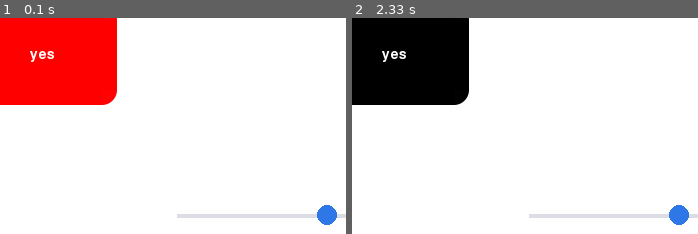
Above: before the commit, frames 1-2 (left to right).
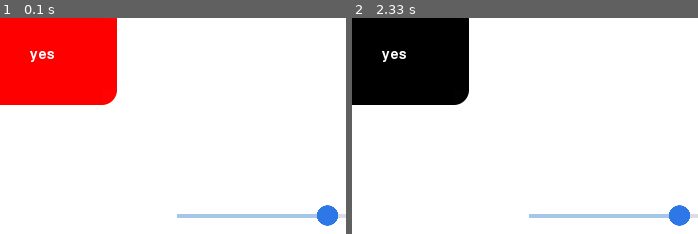
Above: after the commit, the same moments.

Repository: nakamarusun/CompMathIVPSem2
Game: pygame game, started from src/Main.py
Two runs of this game, one before a commit and one after it. Both use one fixed random seed, a clock stepped at 60 frames per second and the inputs below.
Inputs (mouse positions are % of the whole screen's width and height, from its top left):
- Up to frame 1 (0.1 s): no input
- Up to frame 2 (2.33 s): click (17, 25) at 0.38 s; click (51, 68) at 0.72 s; click (23, 32) at 2.05 s
The pictures show only the part of the screen within x 11-61%, y 16-66%; the shares and areas given below are measured in that part.

The runs differ from the first frame. In frame 1, 0.8% of the frame differs, in the area x 51-98%, y 86-97%; in frame 2, 0.8%.

Commit message:
Made slider's 'circle' antialiased, and programmed colored line

Diff:
--- a/src/Pygame/Slider.py
+++ b/src/Pygame/Slider.py
@@ -1,4 +1,5 @@
 import pygame
+import pygame.gfxdraw
 from MathUtil import clamp
 import Pygame.GlobalVariables as GVar
 from time import time
@@ -13,6 +14,7 @@
     sliderColor = (0, 0, 0)
     sliderColorInit = (0, 0, 0)
     sliderDraggedColor = (0, 0, 0)
+    lineColorFilled = (0, 0, 0)
 
     surfHeight = 20
 
@@ -23,7 +25,7 @@
 
     _dragged = False
 
-    def __init__(self, surface, coords, length, initValue=50, lineColor=(220, 220, 230), sliderColor=(46, 119, 230), sliderDraggedColor=(58, 158, 240)):
+    def __init__(self, surface, coords, length, initValue=50, lineColor=(220, 220, 230), lineColorFilled=(165, 198, 230), sliderColor=(46, 119, 230), sliderDraggedColor=(58, 158, 240)):
         self.coords = coords
         self.surfaceToDraw = surface
         self.length = length
@@ -31,18 +33,21 @@
         self.sliderColorInit = sliderColor
         self.sliderDraggedColor = sliderDraggedColor
         self.sliderColor = sliderColor
+        self.lineColorFilled = lineColorFilled
 
         self.value = clamp(initValue, 0, 100)
         self.sliderPos = round((initValue / 100 * length) + self.sliderRadius)
 
-        self.surface = pygame.Surface([self.length + (self.sliderRadius * 2), self.surfHeight], pygame.SRCALPHA) # Draws surface
+        self.surface = pygame.Surface([self.length + (self.sliderRadius * 2) + 2, self.surfHeight + 2], pygame.SRCALPHA) # Draws surface
 
         self.redrawSurface()
 
     def redrawSurface(self):
         self.surface.fill((255, 255, 255, 0)) # Clears surface
         pygame.draw.line(self.surface, self.lineColor, (self.sliderRadius, self.surfHeight/2), (self.length + self.sliderRadius, self.surfHeight/2), 4) # Draws slider line
-        pygame.draw.circle(self.surface, self.sliderColor, (round(self.sliderPos), self.surfHeight//2), self.sliderRadius) # Draws circle
+        pygame.draw.line(self.surface, self.lineColorFilled, (self.sliderRadius, self.surfHeight/2), (self.sliderPos, self.surfHeight/2), 4) # Draws slider line filler
+        pygame.gfxdraw.aacircle(self.surface, round(self.sliderPos), self.surfHeight//2, self.sliderRadius, self.sliderColor) # Draws circle anti-aliased outline.
+        pygame.gfxdraw.filled_circle(self.surface, round(self.sliderPos), self.surfHeight//2, self.sliderRadius, self.sliderColor) # Draws circle
 
     def getValue(self):
         return value
